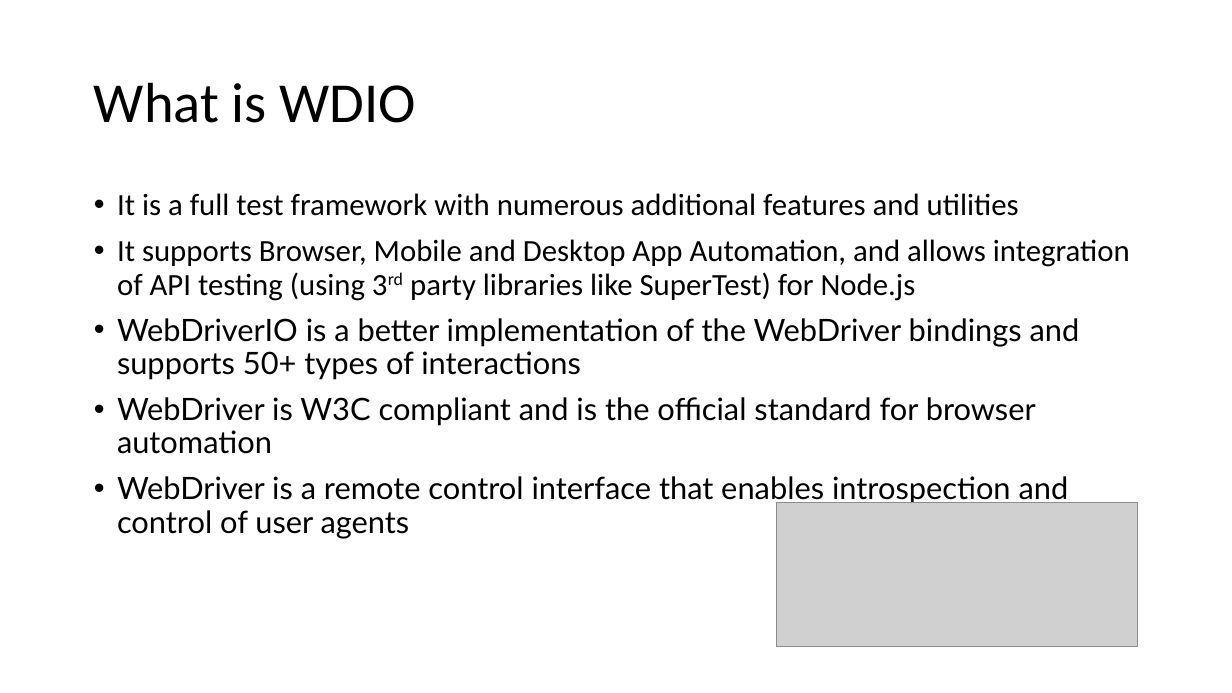
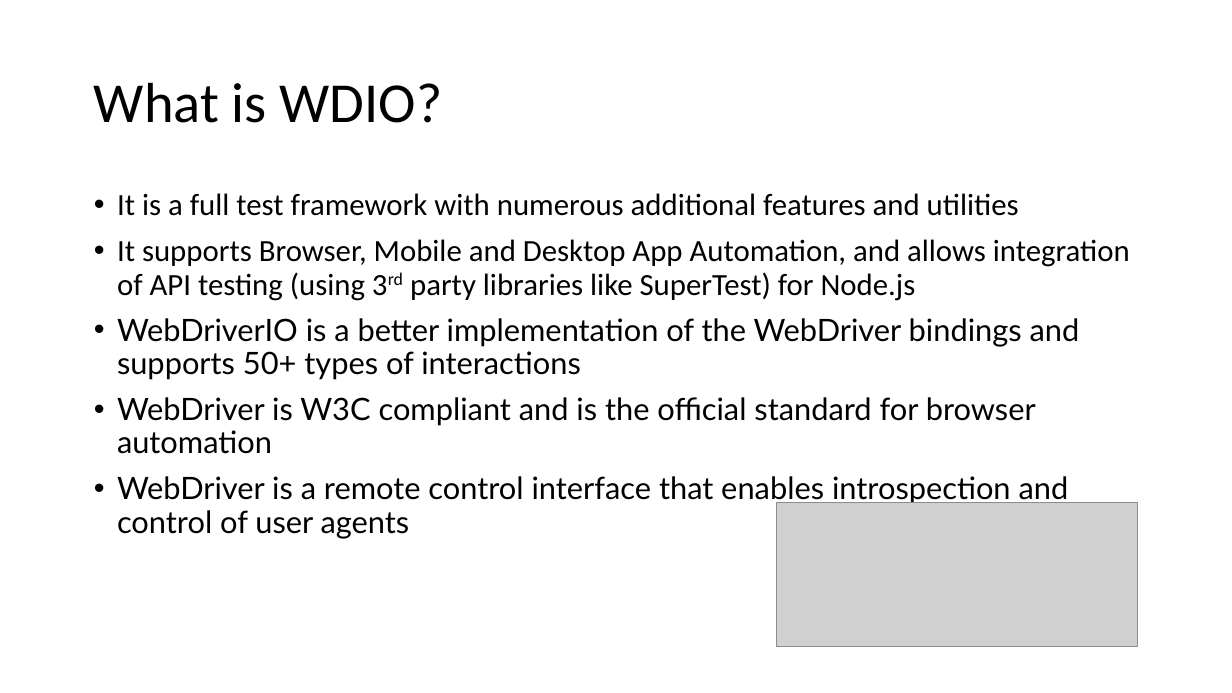
Before and after one commit to mraphael2101/webdriverio_typescript_cucumber, a slide deck: slide 3 of WDIO.pptx. Drawn at 1232x693 pixels with LibreOffice and Linux fonts; fonts in the diff are those of the drawing; grey boxes stand for pictures. Boxes give left, top, right and bottom in pixels: in the first picture for what was removed or moved away, otherwise in the second. Text is boxed around its words. In the diff, an @@ line names an element or a change of style, - is before the commit and + after.

```diff
--- a/WDIO.pptx
+++ b/WDIO.pptx
@@ title at bbox=[94, 82, 443, 123]: text changed @@
-What is WDIO
+What is WDIO?
```
Also in this commit, not shown: 1 other slide changed, 5 other files.
